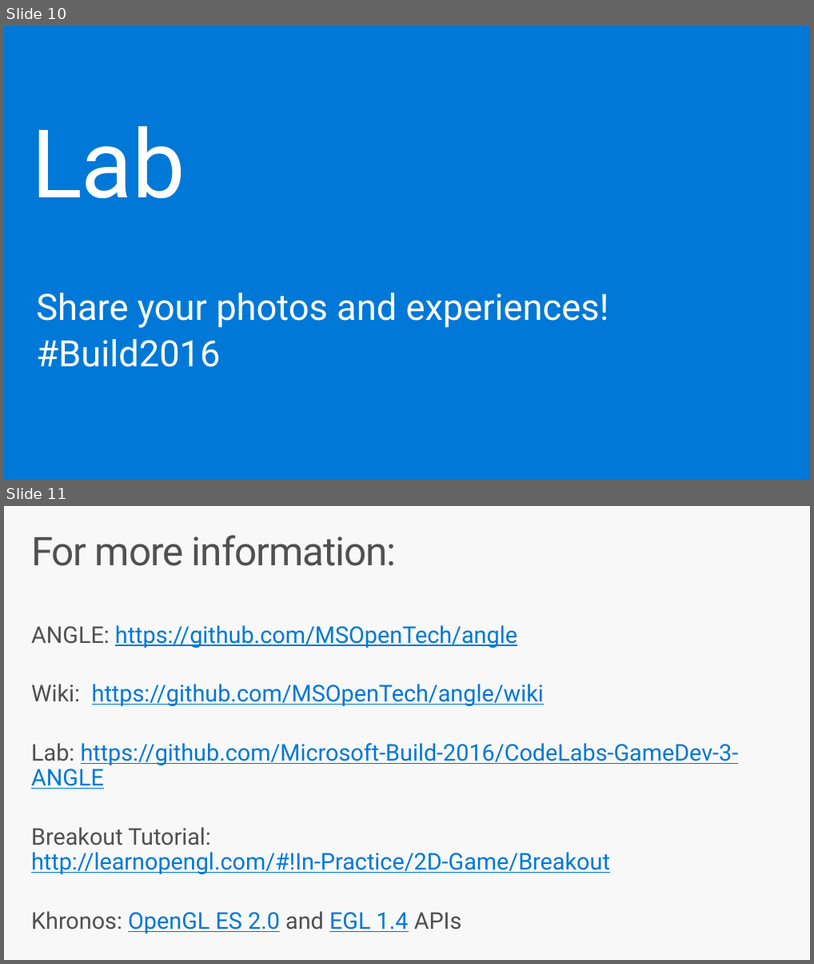
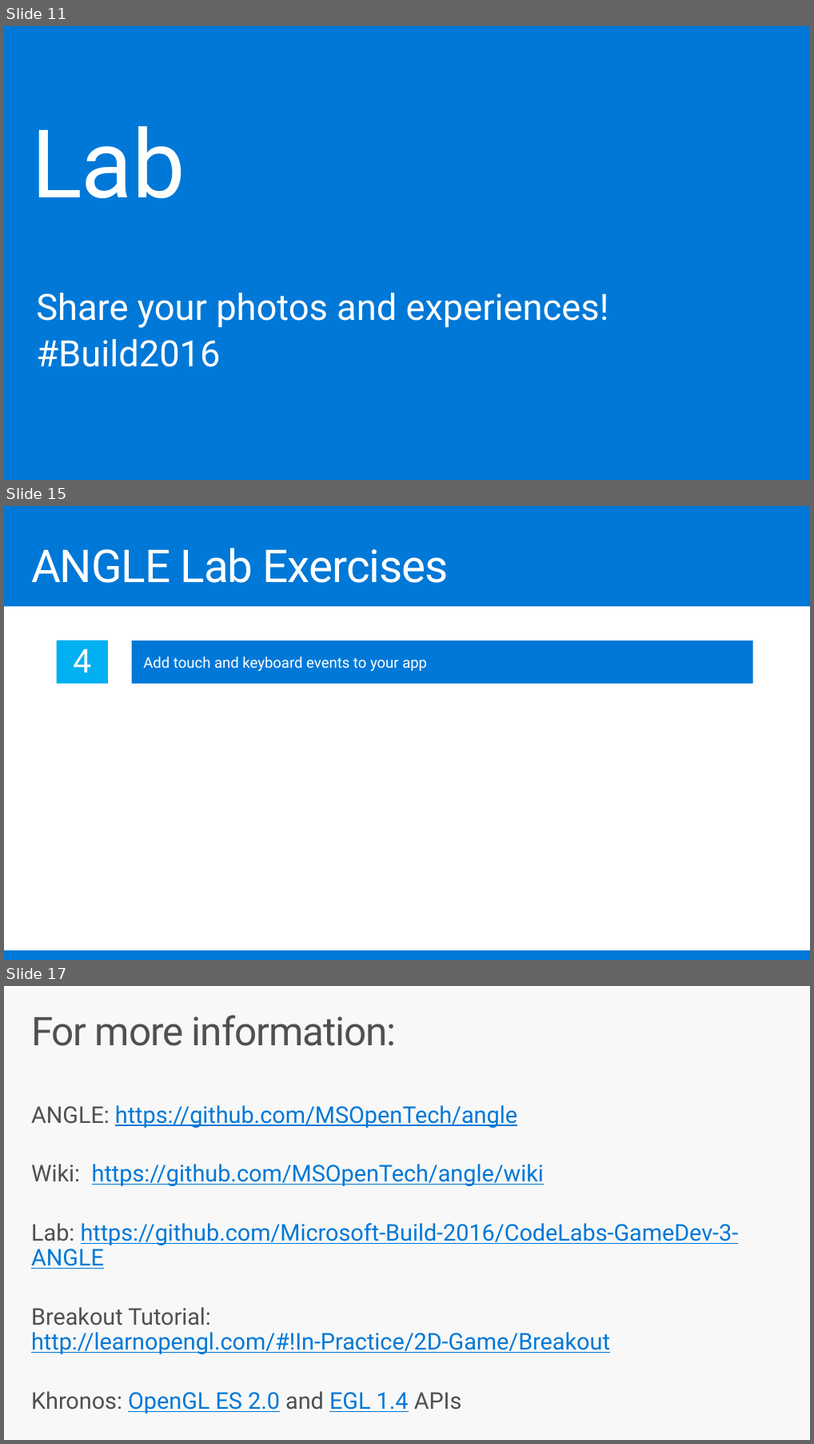
Before and after one commit to Microsoft-Build-2016/CodeLabs-GameDev-3-ANGLE, a slide deck: Presentation.pptx. Shown one above the other, each under a label of ours: slides 10 and 11 before the commit, slides 11, 15 and 17 after it; the slides between them are not shown. The pictures are 814x964 and 814x1444 pixels, drawn with LibreOffice and Linux fonts; fonts in the diff are those of the drawing. Boxes give left, top, right and bottom in pixels: in the first picture for what was removed or moved away, otherwise in the second. Text is boxed around its words. In the diff, an @@ line names an element or a change of style, - is before the commit and + after.

Commit message:
updated slides with exercises

```diff
--- a/Presentation.pptx
+++ b/Presentation.pptx
@@ slide 15 added at [4,506,810,960], background #0078D7 @@
@@ title added at [31,548,449,583], 55.1 pt, text #FFFFFF @@
+ANGLE Lab Exercises
@@ rectangle added at [4,606,810,949], fill #FFFFFF @@
@@ rectangle added at [56,640,108,684], fill #00B0F0, 40 pt, text #FFFFFF @@
+4
@@ rectangle added at [131,640,753,684], fill #0078D7, 18 pt, text #FFFFFF @@
+Add touch and keyboard events to your app
@@ what was slide 10 is now slide 11 @@
@@ what was slide 11 is now slide 17 @@
```
Also in this commit, not shown: 3 slides changed, 5 other slides added.
